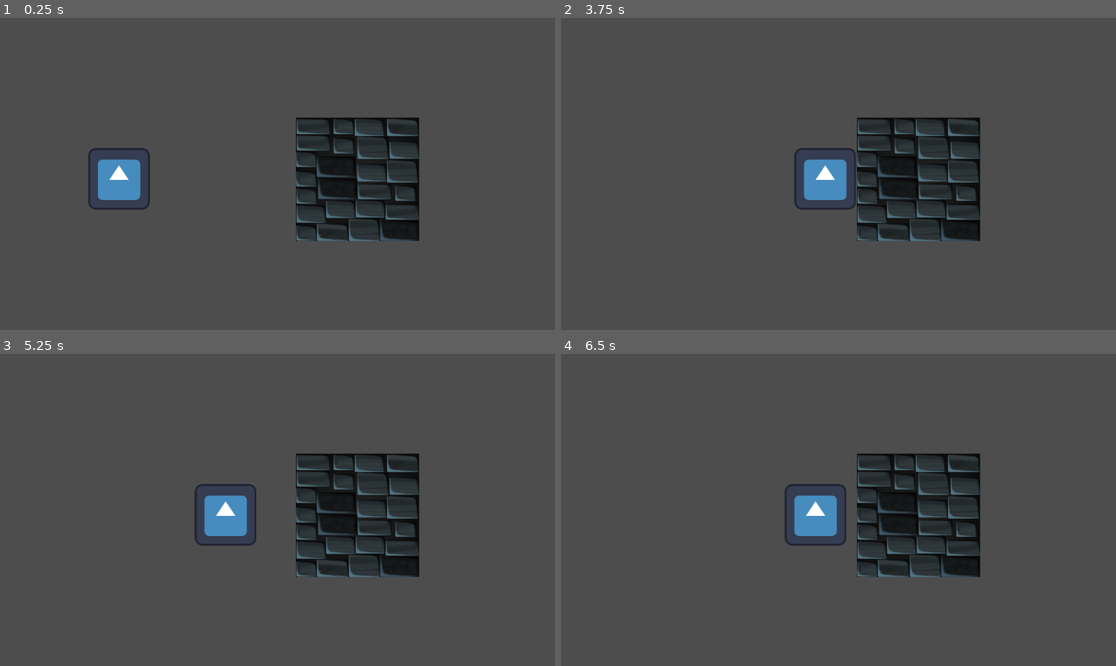
Above: before the commit, frames 1-4 (two rows, left to right).
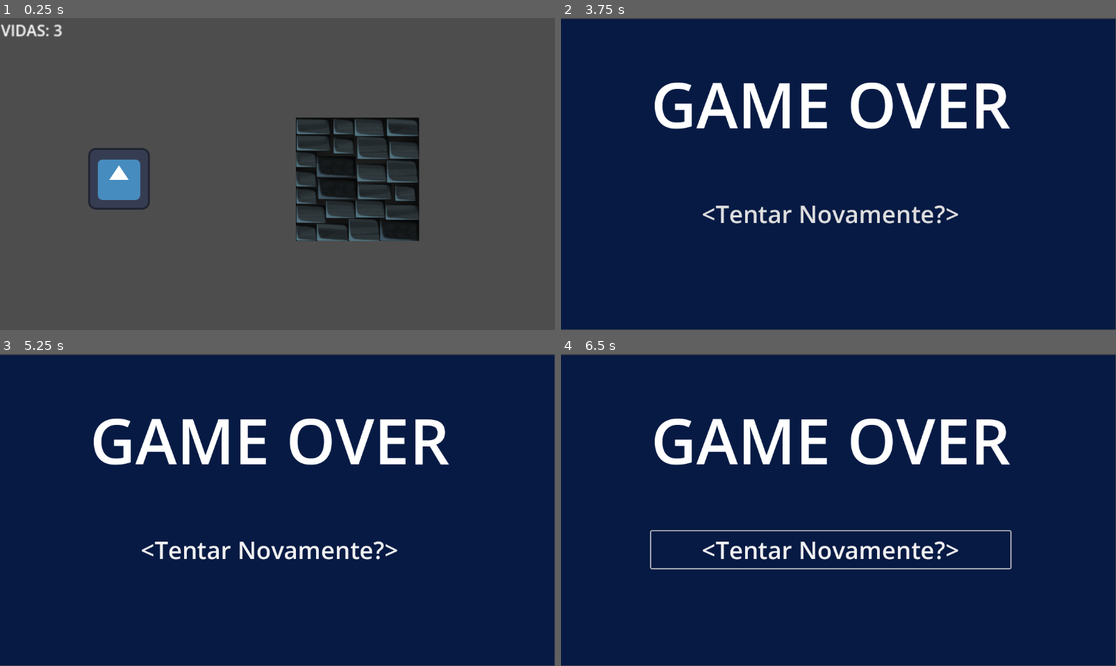
Above: after the commit, the same moments.

Repository: FelipeMessias2/SpaceKnight
Game: Godot game, scene res://cenaP.tscn
Same seed, same stepped clock (60 frames per second), same inputs: the game is played once before the commit and once after it. The engine's default icon, where the game draws it, is replaced by a stand-in: a white triangle on a blue panel in a dark square.
Inputs (mouse positions are in pixels of both pictures, inside the frame that each line leads up to):
- Up to frame 1 (0.25 s): no input
- Up to frame 2 (3.75 s): tap Enter (ui_accept) at 0.5, 0.77, 1.52, 2, 3.02 s; hold Right (Direita) 0.53-2.03 s; hold A (Esquerda) 2.03-2.78 s; hold Right (Direita) from 2.78 s (still down)
- Up to frame 3 (5.25 s): tap Enter (ui_accept) at 3.77, 5 s; release Right (Direita) at 4.25 s; click (271, 550) at 4.25 s, where only the run after the commit has a clickable "<Tentar Novamente?>"; hold A (Esquerda) from 5.03 s (still down)
- Up to frame 4 (6.5 s): tap Enter (ui_accept) at 5.27 s; release A (Esquerda) at 5.78 s; hold Right (Direita) from 5.78 s (still down)

The runs differ from the first frame. In frame 1, 0.2% of the frame differs, in the area x 0-12%, y 2-7%; in frame 2, 99%, in the area x 0-100%, y 0-100%; in frame 3, 99%; in frame 4, 99%.
Error before the commit: Invalid access to property or key 'naveDestruida' on a base object of type 'null instance'. (res://cena_p.gd:8)

Commit message:
Spawn de Asteroides e Fim de cena
Fiz spawn de asteroide(agora vêm vários asteroides devido ao timer), criei um timer que assim que acaba encerra a chuva de asteroide(será usado para troca de cena depois) e coloquei paredes invisíveis para o jogador não sair do viewport

Diff:
--- a/CenaNave.tscn
+++ b/CenaNave.tscn
@@ -1,16 +1,49 @@
 [gd_scene format=3 uid="uid://bkhuxv5rom7t6"]
 
+[ext_resource type="Script" uid="uid://13x2s6i27w3w" path="res://cena_nave.gd" id="1_6iit8"]
 [ext_resource type="Script" uid="uid://b882p37hjafpm" path="res://character_body_2d_nave.gd" id="1_e3idd"]
 [ext_resource type="Texture2D" uid="uid://np0fguokgqhn" path="res://Arte/Fundo.png" id="1_g3hxh"]
 [ext_resource type="Texture2D" uid="uid://8iylpqrypol6" path="res://ship-sheet.png" id="2_g3hxh"]
 [ext_resource type="PackedScene" uid="uid://3ot1mi546sua" path="res://AsteroideCena.tscn" id="4_m3yir"]
 [ext_resource type="PackedScene" uid="uid://cciuii2705wnw" path="res://CenaTiroNave.tscn" id="5_oe2ed"]
+[ext_resource type="PackedScene" uid="uid://dopooayle3rxu" path="res://GameOver.tscn" id="7_aj3mx"]
 
 [sub_resource type="RectangleShape2D" id="RectangleShape2D_m3yir"]
 size = Vector2(104, 102)
 
+[sub_resource type="GDScript" id="GDScript_aj3mx"]
+script/source = "extends Label
+
+
+# Called when the node enters the scene tree for the first time.
+func _ready() -> void:
+	pass # Replace with function body.
+
+
+# Called every frame. 'delta' is the elapsed time since the previous frame.
+func _process(delta: float) -> void:
+	pass
+
+
+func _on_nave_tomou_dano() -> void:
+	pass # Replace with function body.
+"
+
+[sub_resource type="RectangleShape2D" id="RectangleShape2D_aj3mx"]
+size = Vector2(115.5, 1.0500022)
+
+[sub_resource type="RectangleShape2D" id="RectangleShape2D_j5bp8"]
+size = Vector2(28.8, 0.27499723)
+
+[sub_resource type="RectangleShape2D" id="RectangleShape2D_p4oxt"]
+size = Vector2(8.25, 321.5)
+
+[sub_resource type="RectangleShape2D" id="RectangleShape2D_wjai6"]
+size = Vector2(23.5, 644.5)
+
 [node name="Node2D" type="Node2D" unique_id=827086504]
 position = Vector2(-109, 90)
+script = ExtResource("1_6iit8")
 
 [node name="Sprite2D" type="Sprite2D" parent="." unique_id=1368053867]
 position = Vector2(685.00006, 233.00002)
@@ -18,8 +51,8 @@
 texture = ExtResource("1_g3hxh")
 
 [node name="Nave" type="CharacterBody2D" parent="." unique_id=1078614421]
-position = Vector2(-65, 199)
-collision_mask = 33
+position = Vector2(-62, -1)
+collision_mask = 37
 script = ExtResource("1_e3idd")
 metadata/_edit_group_ = true
 
@@ -41,8 +74,56 @@
 [node name="Asteroide" parent="." unique_id=1568276614 instance=ExtResource("4_m3yir")]
 position = Vector2(1211, 123)
 
-[node name="Label" type="Label" parent="." unique_id=1319159966]
-offset_left = -290.0
-offset_top = 330.0
-offset_right = -149.0
-offset_bottom = 383.0
+[node name="CanvasLayer" type="CanvasLayer" parent="." unique_id=479818344]
+scale = Vector2(2, 2)
+transform = Transform2D(2, 0, 0, 2, 0, 0)
+
+[node name="Label" type="Label" parent="CanvasLayer" unique_id=1319159966]
+offset_left = 1.0
+offset_top = 0.5
+offset_right = 95.5
+offset_bottom = 23.5
+text = "VIDAS: 3"
+script = SubResource("GDScript_aj3mx")
+
+[node name="TimerAsteroide" type="Timer" parent="." unique_id=578733701]
+wait_time = 0.3
+autostart = true
+
+[node name="TimerFase" type="Timer" parent="." unique_id=1671775047]
+wait_time = 60.0
+one_shot = true
+autostart = true
+
+[node name="GameOver" parent="." unique_id=106510237 instance=ExtResource("7_aj3mx")]
+offset_left = -1359.0
+offset_top = 31.0
+offset_right = -1359.0
+offset_bottom = 31.0
+
+[node name="ParedeInvisivel" type="StaticBody2D" parent="." unique_id=570400571]
+position = Vector2(541, -238)
+collision_layer = 4
+
+[node name="Cima" type="CollisionShape2D" parent="ParedeInvisivel" unique_id=1534819576]
+position = Vector2(144, 144.00002)
+scale = Vector2(10, 10)
+shape = SubResource("RectangleShape2D_aj3mx")
+
+[node name="Baixo" type="CollisionShape2D" parent="ParedeInvisivel" unique_id=613848063]
+position = Vector2(144, 798)
+scale = Vector2(40, 40)
+shape = SubResource("RectangleShape2D_j5bp8")
+
+[node name="Esquerda" type="CollisionShape2D" parent="ParedeInvisivel" unique_id=1200880240]
+position = Vector2(-441, 468)
+scale = Vector2(2, 2)
+shape = SubResource("RectangleShape2D_p4oxt")
+
+[node name="CollisionShape2D" type="CollisionShape2D" parent="ParedeInvisivel" unique_id=965178907]
+position = Vector2(730.25, 471.75)
+shape = SubResource("RectangleShape2D_wjai6")
+
+[connection signal="tomouDano" from="Nave" to="." method="_on_nave_tomou_dano"]
+[connection signal="timeout" from="TimerAsteroide" to="." method="_on_timer_asteroide_timeout"]
+[connection signal="timeout" from="TimerFase" to="." method="_on_timer_fase_timeout"]
--- a/asteroide_cena.gd
+++ b/asteroide_cena.gd
@@ -10,7 +10,6 @@
 func _process(delta: float) -> void:
 	position = position - transform.x * speed * delta
 
-	#TODO TALVEZ TENHA QUE TIRAR, JÁ QUE VAI VIR DE FORA DA TELA
 func _on_VisibleOnScreenNotifier2D_screen_exited() -> void: #Se o asteroide sai da tela, é destruído
 	queue_free()
 
--- a/cenaP.tscn
+++ b/cenaP.tscn
@@ -49,10 +49,10 @@
 shape = SubResource("RectangleShape2D_2y7k1")
 
 [node name="LevelNave" parent="." unique_id=827086504 instance=ExtResource("4_1wcgw")]
-position = Vector2(-2141, 620)
+position = Vector2(-1926, -63)
 
 [node name="GameOver" parent="." unique_id=106510237 instance=ExtResource("5_2y7k1")]
-offset_left = -1812.0
-offset_top = 149.0
-offset_right = -1812.0
-offset_bottom = 149.0
+offset_left = -1359.0
+offset_top = 31.0
+offset_right = -1359.0
+offset_bottom = 31.0
--- /dev/null
+++ b/cena_nave.gd
@@ -0,0 +1,28 @@
+extends Node2D
+
+const ASTEROIDE_CENA = preload("res://AsteroideCena.tscn")
+# Called when the node enters the scene tree for the first time.
+func _ready() -> void:
+	pass # Replace with function body.
+
+
+# Called every frame. 'delta' is the elapsed time since the previous frame.
+func _process(delta: float) -> void:
+	pass
+
+
+func _on_nave_tomou_dano(vida) -> void:
+	$CanvasLayer/Label.text = "VIDAS: " + str(vida)
+
+
+func _on_timer_fase_timeout() -> void:#Responsável por fazer a fase da nave se encerrar depois de um período de tempo
+	$TimerAsteroide.stop()
+
+
+func _on_timer_asteroide_timeout() -> void:#Responsável por spawnar os asteroides
+	var asteroide = ASTEROIDE_CENA.instantiate()
+	var posicao_x = 1300
+	var altura_Tela = get_viewport_rect().size.y
+	var posicao_y = randf_range(-20,altura_Tela)#TALVEZ TENHA QUE AJUSTAR
+	asteroide.global_position = Vector2(posicao_x,posicao_y)
+	add_child(asteroide)
--- a/cena_p.gd
+++ b/cena_p.gd
@@ -5,7 +5,7 @@
 func _ready() -> void:
 	$GameOver.hide()
 	#$LevelPrincipal.hide() #TODO TALVEZ DEPOIS TENHA QUE SER ASSIM PARA FAZER COM QUE A NAVE SEJA PRIMEIRA
-	$LevelNave/CharacterBody2D_Nave.naveDestruida.connect(_on_nave_Destruida)
+	$LevelNave/Nave.naveDestruida.connect(_on_nave_Destruida)
 
 
 # Called every frame. 'delta' is the elapsed time since the previous frame.
--- a/character_body_2d_nave.gd
+++ b/character_body_2d_nave.gd
@@ -5,6 +5,7 @@
 const TIRO_NAVE_CENA = preload("res://CenaTiroNave.tscn") #Carrega na memória a cena do tiro
 var vida = 3
 signal naveDestruida
+signal tomouDano
 #const ASTEROIDE = preload("res://AsteroideCena.tscn") Acho que não faz sentido
 #TODO ADICIONAR MARKED2D PONTO DE TIRO, PARA DECIDIR ONDE O TIRO SAI DA NAVE
 #func _physics_process(delta: float) -> void:
@@ -17,6 +18,7 @@
 
 func tomar_dano():
 	vida = vida -1
+	tomouDano.emit(vida)
 	print(vida)
 	if(vida<1):
 		naveDestruida.emit()#para juntar as duas fases depois
@@ -33,12 +35,9 @@
 		var objeto_atingido = collision_info.get_collider() #Pega o asteroide
 		if objeto_atingido.has_method("explodir"): #Responsável por achar o método que destroi o asteroide.
 			objeto_atingido.explodir()
-		tomar_dano()
+			tomar_dano()
 
-			#get_tree().change_scene("res://GameOver.tscn")
-
-		var collision_point = collision_info.get_position()
-		#print(collision_point)
+		#var collision_point = collision_info.get_position()
 
 
 func atirar():
--- a/project.godot
+++ b/project.godot
@@ -11,7 +11,7 @@
 [application]
 
 config/name="SpaceKnight"
-run/main_scene="res://cenaP.tscn"
+run/main_scene="uid://dqdr61cooeom5"
 config/features=PackedStringArray("4.6", "Forward Plus")
 config/icon="res://icon.svg"
 
Not shown, added: cena_nave.gd.uid
